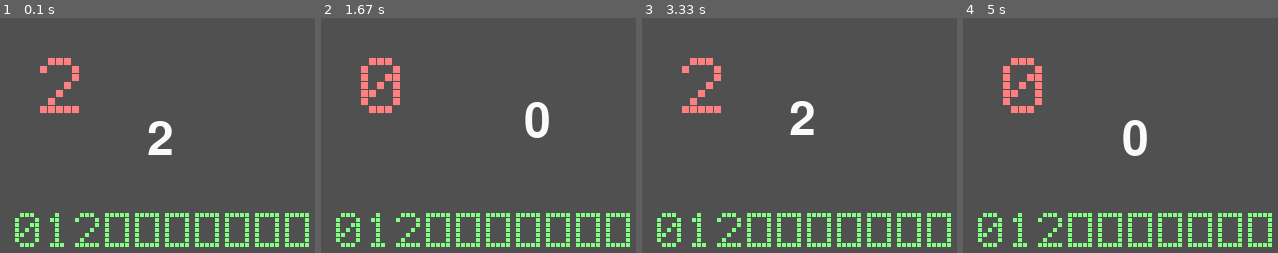
Above: before the commit, frames 1-4 (left to right).
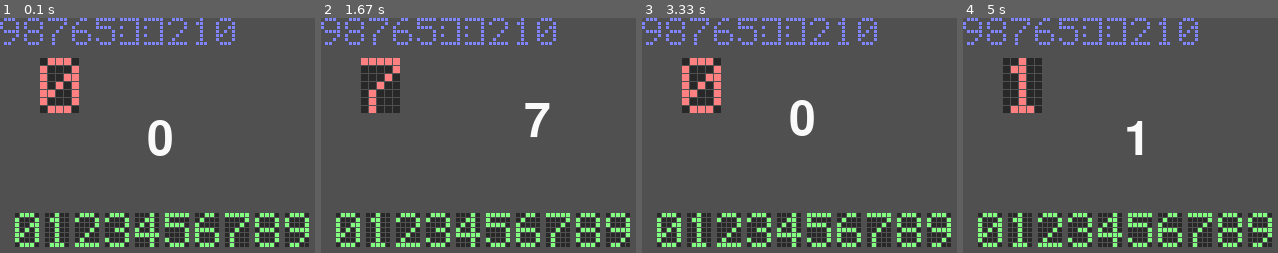
Above: after the commit, the same moments.

Repository: yghskw1103/pygame_mcpi_LCD_7seg
Game: pygame game, started from demo_LCD_font_PG_zero.py
Same seed, same stepped clock (60 frames per second), same inputs: the game is played once before the commit and once after it.
Inputs:
- Up to frame 1 (0.1 s): no input
- Up to frame 2 (1.67 s): hold Right 0.33-0.8 s; hold Up 0.83-1.13 s; hold Right 1.17-1.63 s
- Up to frame 3 (3.33 s): hold Left 1.67-2.2 s; hold Down 2.23-2.53 s; hold Left 2.57-2.97 s; hold Up from 3 s (still down)
- Up to frame 4 (5 s): release Up at 3.37 s; hold Right 3.4-4.03 s; hold Down 4.07-4.43 s; hold Left 4.47-4.93 s; hold Right from 4.97 s (still down)

The runs differ from the first frame. In frame 1, 9.1% of the frame differs, in the area x 0-99%, y 0-98%; in frame 2, 9.4%; in frame 3, 9.1%; in frame 4, 9.6%.

Commit message:
6-9 added

Diff:
--- a/demo_LCD_font_PG_zero.py
+++ b/demo_LCD_font_PG_zero.py
@@ -61,12 +61,17 @@
 font1 = pygame.freetype.Font(os.path.join(FONTS_DIR, 'natumemozi.ttf'), 48)
 
 lcd1 = LcdFontPG(screen)
-lcd1.set_col(block_size=7, block_intv=8, color_on=COLOR_01, color_off=GRAY)
+lcd1.set_col(block_size=7, block_intv=8, color_on=COLOR_01, color_off=DARK_GRAY)
 lcd1.set_row(x_org=5, y_org=5, col_intv=6)
 
 lcd2 = LcdFontPG(screen)
-lcd2.set_col(block_size=4, block_intv=5, color_on=COLOR_02, color_off=GRAY)
+lcd2.set_col(block_size=4, block_intv=5, color_on=COLOR_02, color_off=DARK_GRAY)
 lcd2.set_row(x_org=3, y_org=39, col_intv=6)
+
+
+lcd3 = LcdFontPG(screen)
+lcd3.set_col(block_size=3, block_intv=4, color_on=COLOR_03, color_off=GRAY)
+lcd3.set_row(x_org=0, y_org=0, col_intv=6)
 
 
 def disp_one_character(pos_x, pos_y):
@@ -79,7 +84,7 @@
         pos_y (int): virtical position, 垂直位置
     """
 
-    chr_code = int(pos_x / 8) % 3
+    chr_code = int(pos_x / 8) % 10
     if chr_code < 10:
         chr_code += ord("0")
     else:
@@ -147,6 +152,7 @@
 
         disp_one_character(pos_x, pos_y)
         lcd2.update_message("0123456789")
+        lcd3.update_message("98765aa210")
 
         pygame.display.update()
         clock.tick(60)
--- a/lcdfont_zero.py
+++ b/lcdfont_zero.py
@@ -29,13 +29,71 @@
          0, 1, 0, 0, 0,
          1, 1, 1, 1, 1)
 
+LCD_3 = (0, 1, 1, 1, 0,
+         1, 0, 0, 0, 1,
+         0, 0, 0, 0, 1,
+         0, 0, 1, 1, 0,
+         0, 0, 0, 0, 1,
+         1, 0, 0, 0, 1,
+         0, 1, 1, 1, 0)
+
+LCD_4 = (0, 0, 0, 1, 0,
+         0, 0, 1, 1, 0,
+         0, 1, 0, 1, 0,
+         1, 0, 0, 1, 0,
+         1, 1, 1, 1, 1,
+         0, 0, 0, 1, 0,
+         0, 0, 0, 1, 0)
+
+LCD_5 = (1, 1, 1, 1, 1,
+         1, 0, 0, 0, 0,
+         1, 1, 1, 1, 0,
+         0, 0, 0, 0, 1,
+         0, 0, 0, 0, 1,
+         1, 0, 0, 0, 1,
+         0, 1, 1, 1, 0)
+
+LCD_6 = (0, 0, 1, 1, 0,
+         0, 1, 0, 0, 0,
+         1, 0, 0, 0, 0,
+         1, 1, 1, 1, 0,
+         1, 0, 0, 0, 1,
+         1, 0, 0, 0, 1,
+         0, 1, 1, 1, 0)
+
+LCD_7 = (1, 1, 1, 1, 1,
+         0, 0, 0, 0, 1,
+         0, 0, 0, 1, 0,
+         0, 0, 1, 0, 0,
+         0, 1, 0, 0, 0,
+         0, 1, 0, 0, 0,
+         0, 1, 0, 0, 0)
+
+LCD_8 = (0, 1, 1, 1, 0,
+         1, 0, 0, 0, 1,
+         1, 0, 0, 0, 1,
+         0, 1, 1, 1, 0,
+         1, 0, 0, 0, 1,
+         1, 0, 0, 0, 1,
+         0, 1, 1, 1, 0)
+
+LCD_9 = (0, 1, 1, 1, 0,
+         1, 0, 0, 0, 1,
+         1, 0, 0, 0, 1,
+         0, 1, 1, 1, 1,
+         0, 0, 0, 0, 1,
+         0, 0, 0, 1, 0,
+         0, 1, 1, 0, 0)
+
+
 # [ ] 0x7f  DELETE
+
 LCD_NONE = (1, 1, 1, 1, 1,
+            0, 0, 0, 0, 1,
             1, 0, 0, 0, 1,
+            0, 0, 0, 0, 1,
             1, 0, 0, 0, 1,
-            1, 0, 0, 0, 1,
-            1, 0, 0, 0, 1,
-            1, 0, 0, 0, 1,
+            0, 0, 0, 0, 1,
             1, 1, 1, 1, 1)
 
 
@@ -43,6 +101,9 @@
 
 LCD_FONT_STYLES_ASCII = {
     0x30: LCD_0, 0x31: LCD_1, 0x32: LCD_2,
+    0x33: LCD_3, 0x34: LCD_4, 0x35: LCD_5,
+    0x36: LCD_6, 0x37: LCD_7, 0x38: LCD_8,
+    0x39: LCD_9,
     0x7f: LCD_NONE
 }
 
